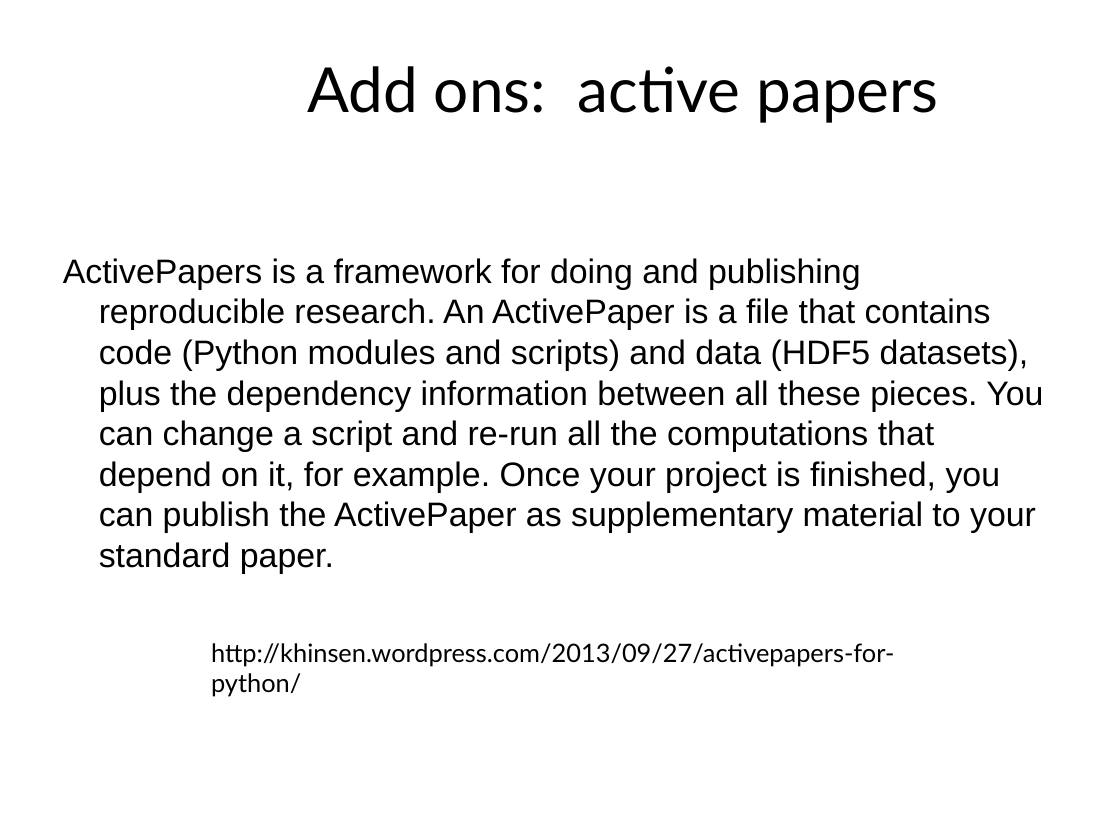
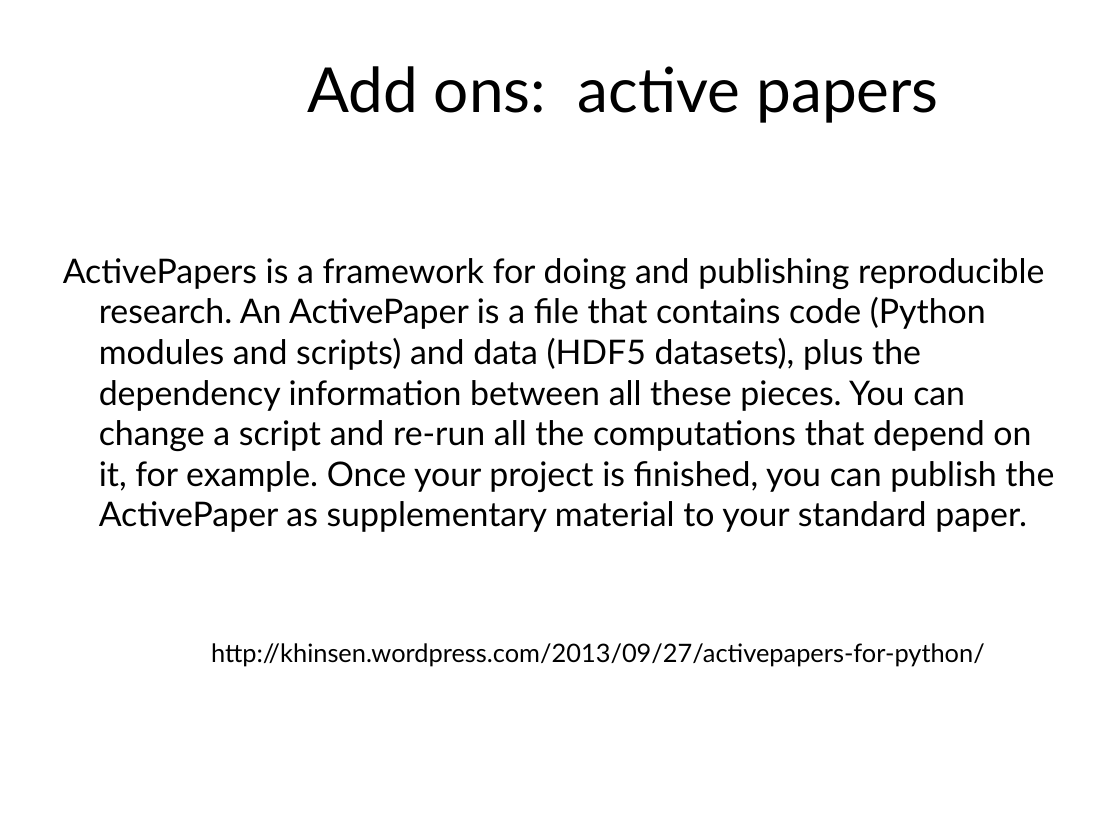
Before and after one commit to rcrehuet/Python_for_scientists_2023, a slide deck: slide 130 of slides/curs_python.odp (slide 116 before the commit). Drawn at 1120x840 pixels with LibreOffice and Linux fonts; fonts in the diff are those of the drawing. Boxes give left, top, right and bottom in pixels: in the first picture for what was removed or moved away, otherwise in the second. Text is boxed around its words. In the diff, an @@ line names an element or a change of style, - is before the commit and + after.

```diff
--- a/slides/curs_python.odp
+++ b/slides/curs_python.odp
@@ text "ActivePapers is a framework for ..." at (x1=63, y1=258, x2=1054, y2=532): font Arial to Lato @@
@@ text "http://khinsen.wordpress.com/2013/09/27/activepapers-for-pyt ..." rewrapped from (x1=211, y1=643, x2=894, y2=697) to (x1=211, y1=643, x2=985, y2=666) @@
```
Also in this commit, not shown: 42 other slides changed, 9 slides added, 4 slides removed, 1 other file.
